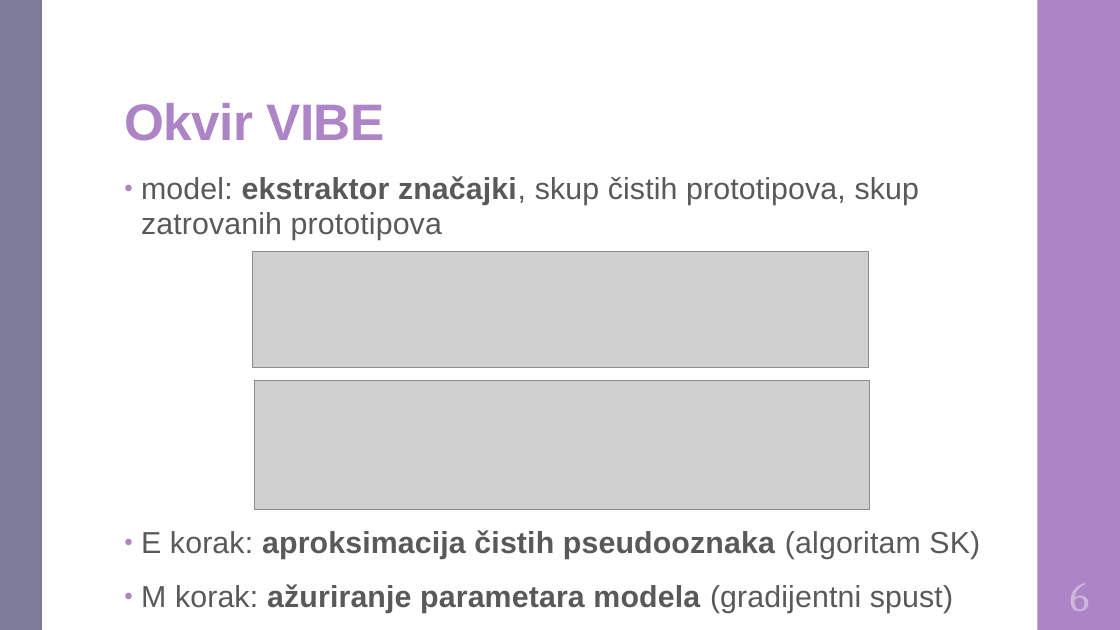
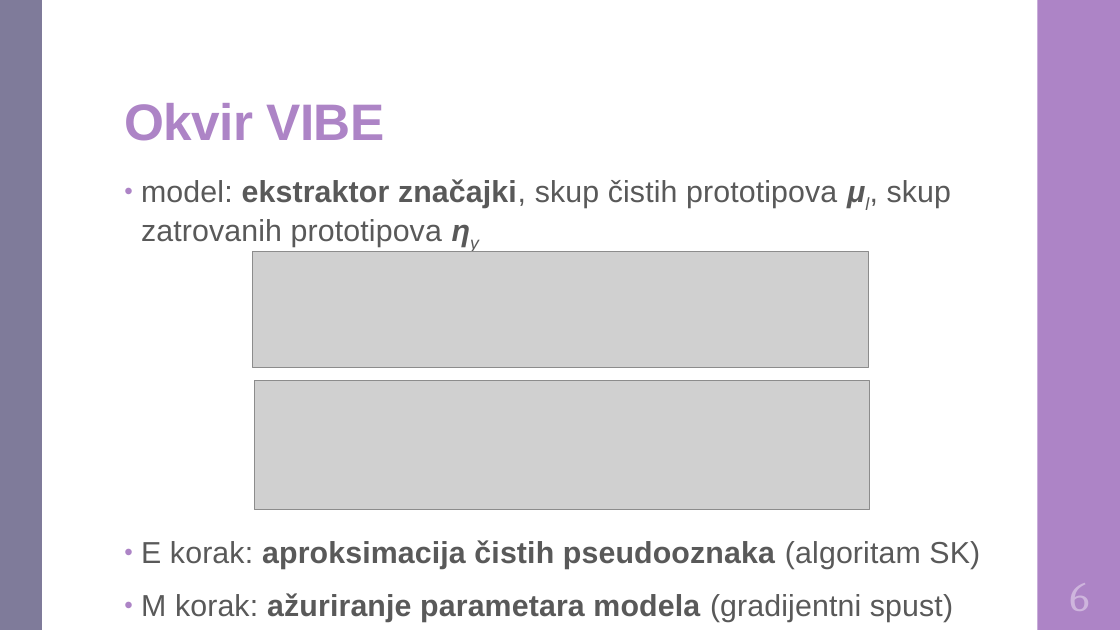
Before and after one commit to DomJamb/Diplomski-Rad-Doku, a slide deck: slide 8 of Prezentacija/Varijacijsko učenje na zašumljenim oznakama.pptx. Drawn at 1120x630 pixels with LibreOffice and Linux fonts; fonts in the diff are those of the drawing; grey boxes stand for pictures. Boxes give left, top, right and bottom in pixels: in the first picture for what was removed or moved away, otherwise in the second. Text is boxed around its words. In the diff, an @@ line names an element or a change of style, - is before the commit and + after.

```diff
--- a/Prezentacija/Varijacijsko učenje na zašumljenim oznakama.pptx
+++ b/Prezentacija/Varijacijsko učenje na zašumljenim oznakama.pptx
@@ text at (x1=141, y1=179, x2=951, y2=247): text changed @@
-• model: ekstraktor značajki, skup čistih prototipova, skup zatrovanih prototipova
+• model: ekstraktor značajki, skup čistih prototipova μl, skup zatrovanih prototipova ηy
```
Also in this commit, not shown: 5 other slides changed, 1 other file.
